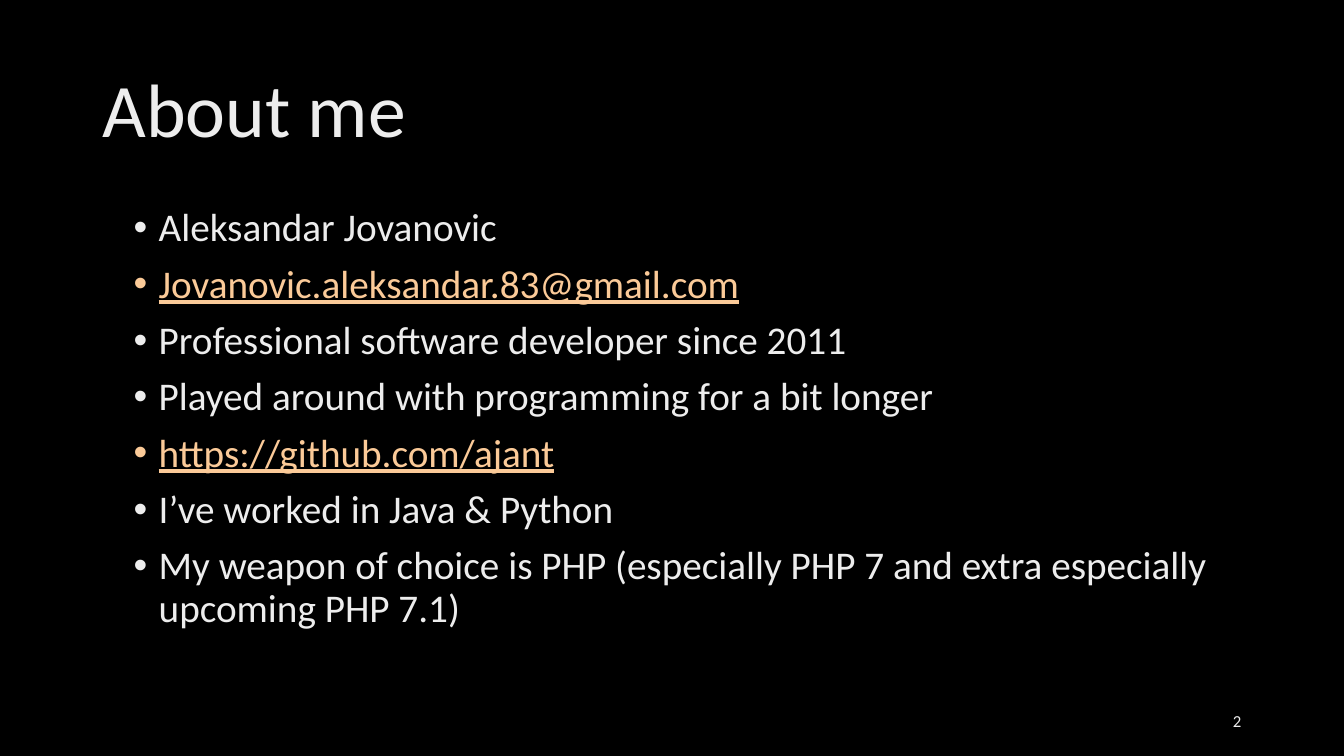
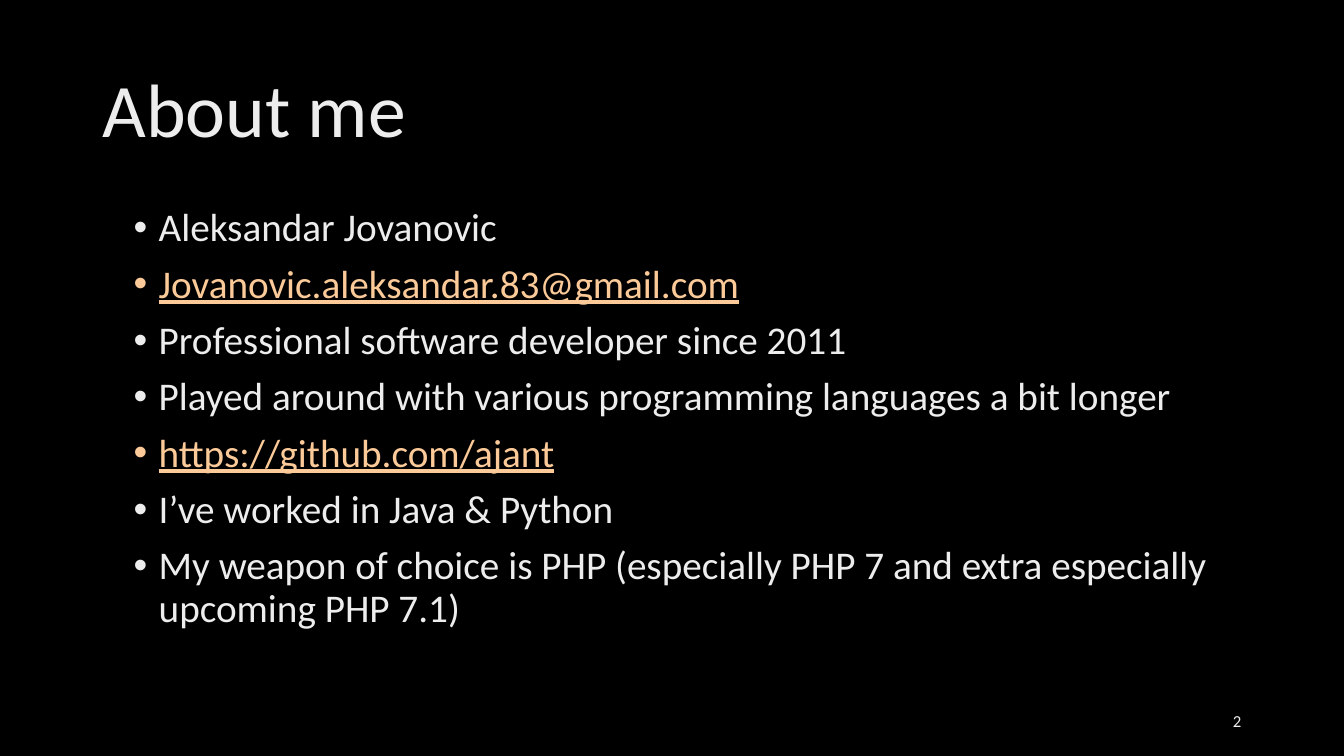
Before and after one commit to ajant/ReflectionDemonstration, a slide deck: slide 2 of Presentation.pptx. Drawn at 1344x756 pixels with LibreOffice and Linux fonts; fonts in the diff are those of the drawing; background and template pictures are left out. Boxes give left, top, right and bottom in pixels: in the first picture for what was removed or moved away, otherwise in the second. Text is boxed around its words. In the diff, an @@ line names an element or a change of style, - is before the commit and + after.

```diff
--- a/Presentation.pptx
+++ b/Presentation.pptx
@@ text at <box>159,382,1170,417</box>: text changed @@
-• Played around with programming for a bit longer
+• Played around with various programming languages a bit longer
```
Also in this commit, not shown: 2 other slides changed.
